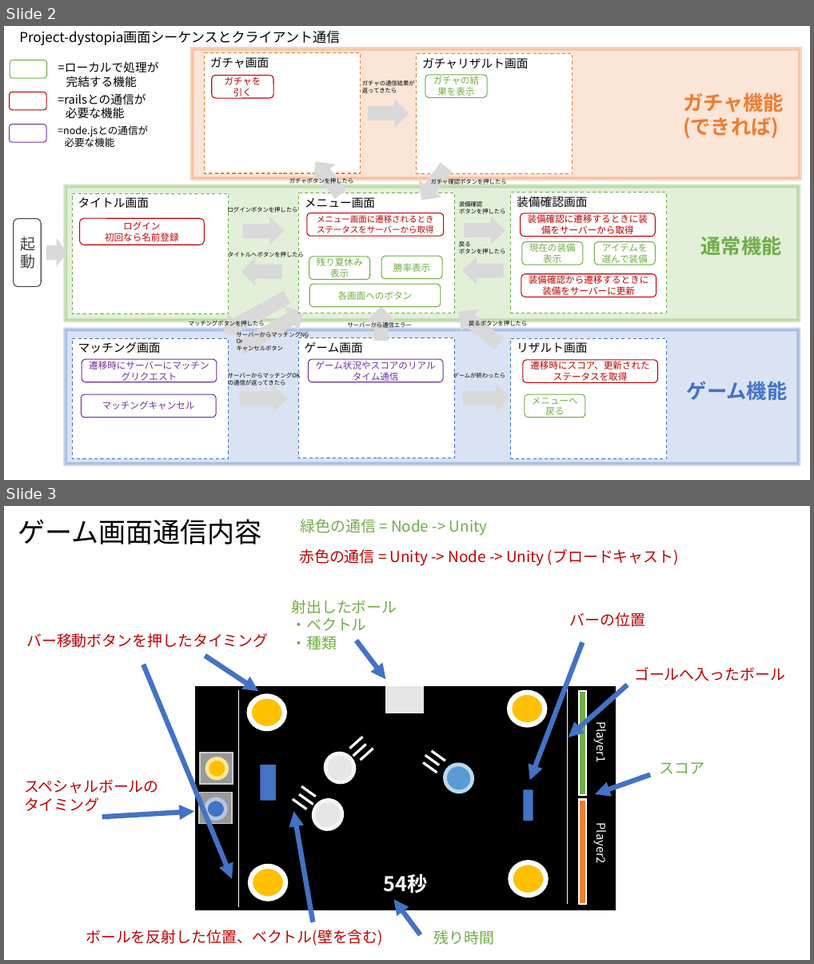
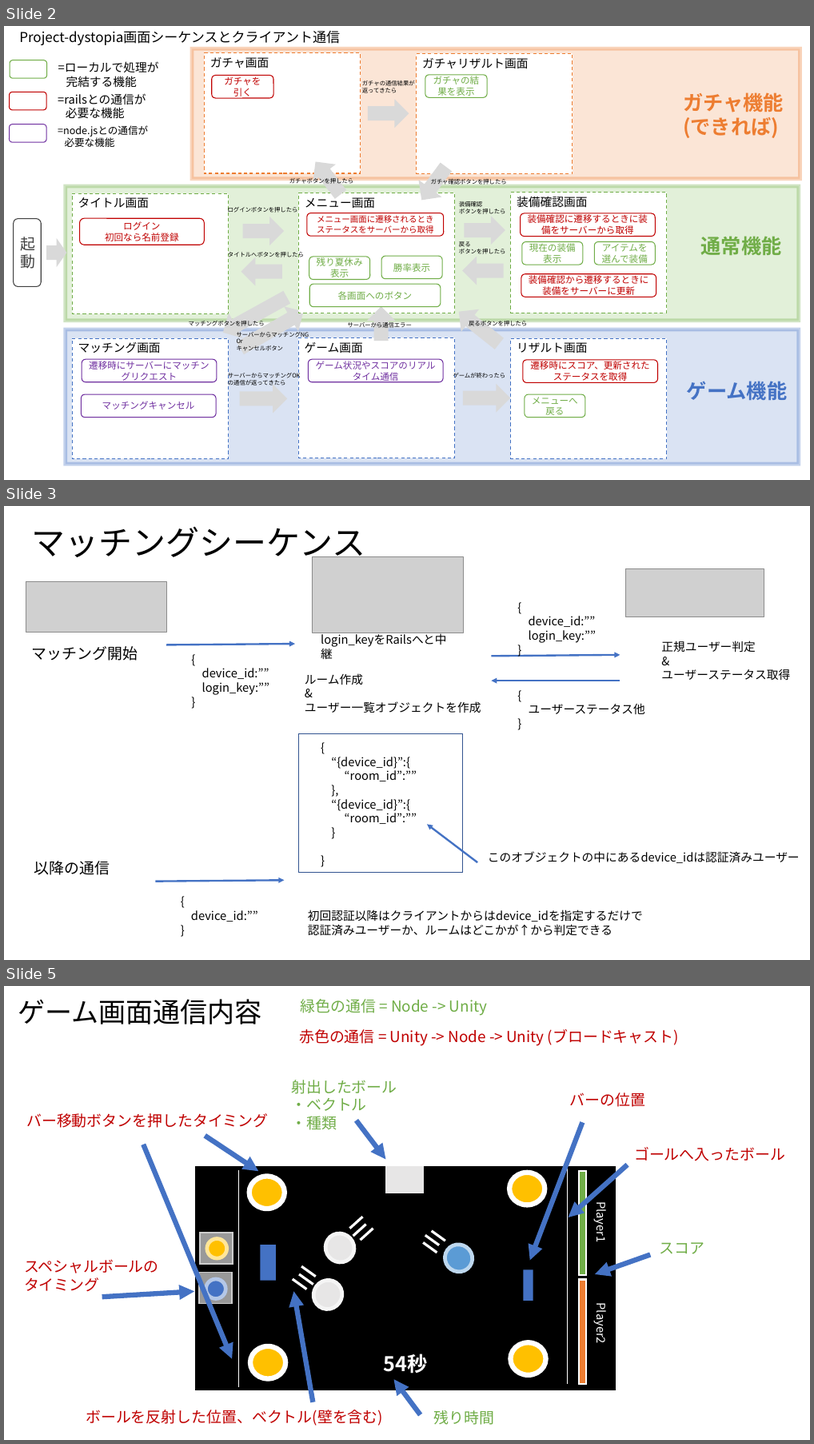
Before and after one commit to best-summer/thought-police, a slide deck: api-doc/design.pptx. Shown one above the other, each under a label of ours: slides 2 and 3 before the commit, slides 2, 3 and 5 after it; the slides between them are not shown. The pictures are 814x964 and 814x1444 pixels, drawn with LibreOffice and Linux fonts; fonts in the diff are those of the drawing; grey boxes stand for pictures. Boxes give left, top, right and bottom in pixels: in the first picture for what was removed or moved away, otherwise in the second. Text is boxed around its words. In the diff, an @@ line names an element or a change of style, - is before the commit and + after.

```diff
--- a/api-doc/design.pptx
+++ b/api-doc/design.pptx
@@ slide 3 added at (x1=4, y1=506, x2=810, y2=960), background #FFFFFF @@
@@ title added at (x1=32, y1=527, x2=366, y2=564), 40 pt, text #000000 @@
+マッチングシーケンス
@@ picture added at (x1=312, y1=557, x2=463, y2=632) @@
@@ picture added at (x1=626, y1=569, x2=765, y2=617) @@
@@ picture added at (x1=26, y1=581, x2=166, y2=632) @@
@@ text added at (x1=529, y1=616, x2=596, y2=643), 14 pt, text #000000 @@
+{
+device_id:””
+login_key:””
+}
@@ text added at (x1=32, y1=646, x2=138, y2=660), 18 pt, text #000000 @@
+マッチング開始
@@ arrow added from (166, 644) to (295, 644), #4472C4 2.25 pt @@
@@ text added at (x1=321, y1=632, x2=446, y2=647), 14 pt, text #000000 @@
+login_keyをRailsへと中継
@@ text added at (x1=662, y1=640, x2=790, y2=680), 14 pt, text #000000 @@
+正規ユーザー判定
+&
+ユーザーステータス取得
@@ text added at (x1=202, y1=668, x2=270, y2=695), 14 pt, text #000000 @@
+{
+device_id:””
+login_key:””
+}
@@ text added at (x1=305, y1=673, x2=482, y2=712), 14 pt, text #000000 @@
+ルーム作成
+&
+ユーザー一覧オブジェクトを作成
@@ arrow added from (491, 656) to (621, 655), #4472C4 2.25 pt @@
@@ arrow added from (621, 681) to (491, 681), #4472C4 2.25 pt @@
@@ text added at (x1=529, y1=703, x2=646, y2=714), 14 pt, text #000000 @@
+{
+ユーザーステータス他
+}
@@ rectangle added at (x1=298, y1=734, x2=463, y2=872), fill #FFFFFF, outline #325491 1 pt @@
@@ text added at (x1=331, y1=756, x2=417, y2=824), 14 pt, text #000000 @@
+{
+“{device_id}”:{
+“room_id”:””
+},
+“{device_id}”:{
+“room_id”:””
+}
+}
@@ arrow added from (478, 862) to (427, 824), #4472C4 2.25 pt @@
@@ text added at (x1=34, y1=860, x2=110, y2=875), 18 pt, text #000000 @@
+以降の通信
@@ text added at (x1=488, y1=851, x2=800, y2=863), 14 pt, text #000000 @@
+このオブジェクトの中にあるdevice_idは認証済みユーザー
@@ arrow added from (155, 881) to (284, 880), #4472C4 2.25 pt @@
@@ text added at (x1=191, y1=910, x2=258, y2=921), 14 pt, text #000000 @@
+{
+device_id:””
+}
@@ text added at (x1=308, y1=909, x2=643, y2=936), 14 pt, text #000000 @@
+初回認証以降はクライアントからはdevice_idを指定するだけで
+認証済みユーザーか、ルームはどこかが↑から判定できる
@@ what was slide 3 is now slide 5 @@
```
Also in this commit, not shown: 1 other slide added.
